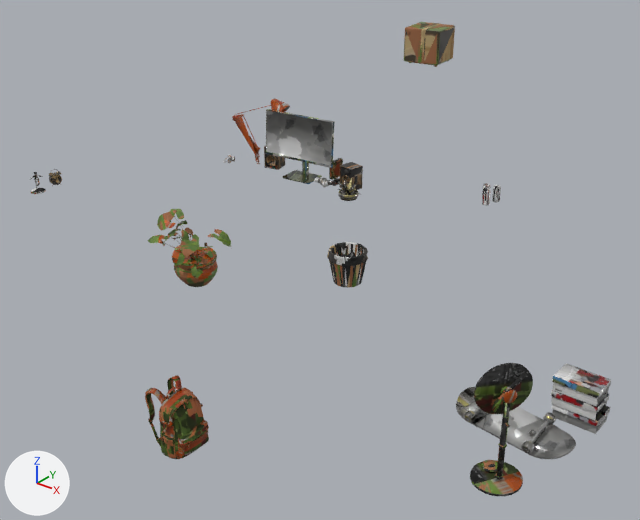
The glTF model web/room/props_tripo2.glb as it was, and as the next commit left it.
Both versions are drawn from a 50 mm lens placed at (3.49, -4.2, 3.63), pointed at (0.15, -0.03, 1.04). Lighting does not change. The marker at lower left points along +X, +Y and +Z. The picture after the commit comes second. Where no turn or scale is listed for an object, it has been applied to the vertices. Vertices at exactly the same position are counted once.
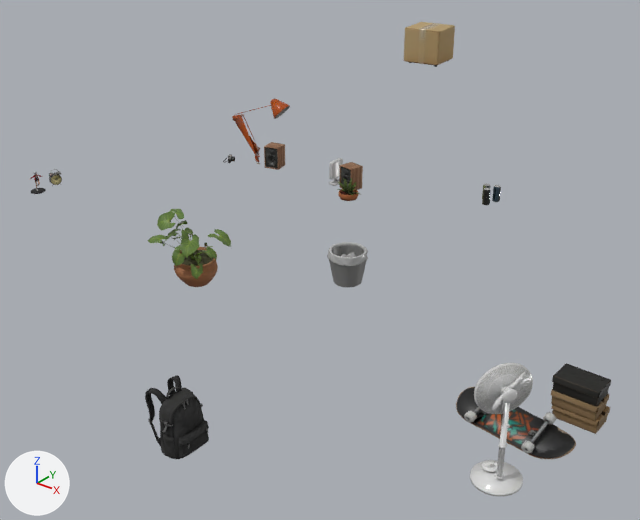
The change in detail:
me_mesh_1 is used by ob_mesh_1; location (0.031, 0.022, 1.271).
me_mesh_1 had 23371 vertices, 44654 faces and spanned x -1.95..1.95, y -1.41..1.41, z -1.11..1.11.
me_mesh_1 now has 20478 vertices, 39001 faces and spans x -1.95..1.95, y -1.41..1.41, z -1.11..1.11.
me_mesh_1 part 1: 13 loose pieces with 2893 vertices, spanning x -1.42..-0.76, y 1.1..1.34, z -0.3..0.25, are deleted.
me_mesh_1 part 2: 39001 kept faces spanning x -1.95..1.95, y -1.41..1.41, z -1.11..1.11 get new texture (UV) coordinates.

What differs and where, as boxes [x1, y1, x2, y2] in the pictures (640 x 520 px):
part 1 of me_mesh_1, deleted: before [266, 109, 335, 187]
part 2 of me_mesh_1, surface changed: [30, 22, 611, 496] in both
